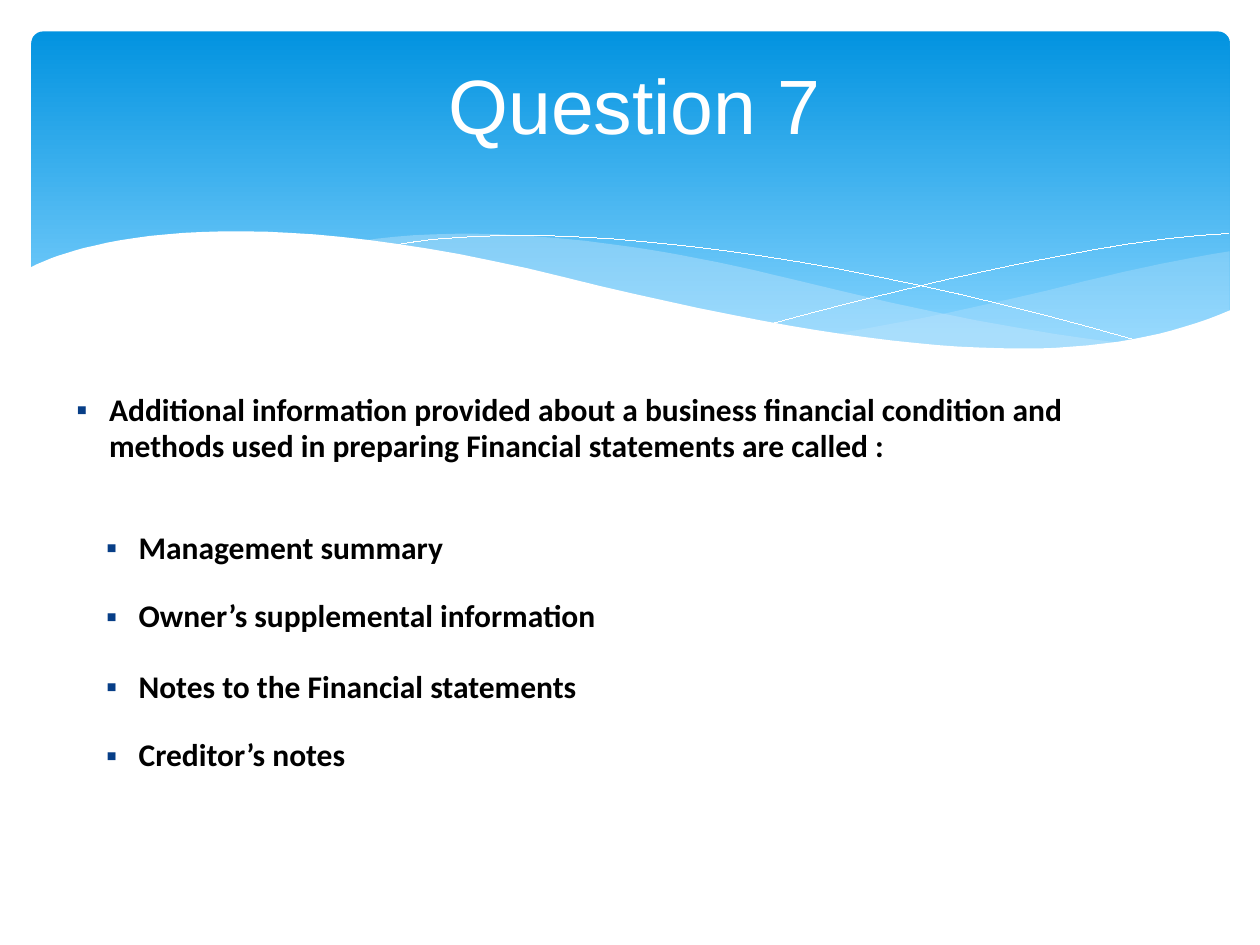
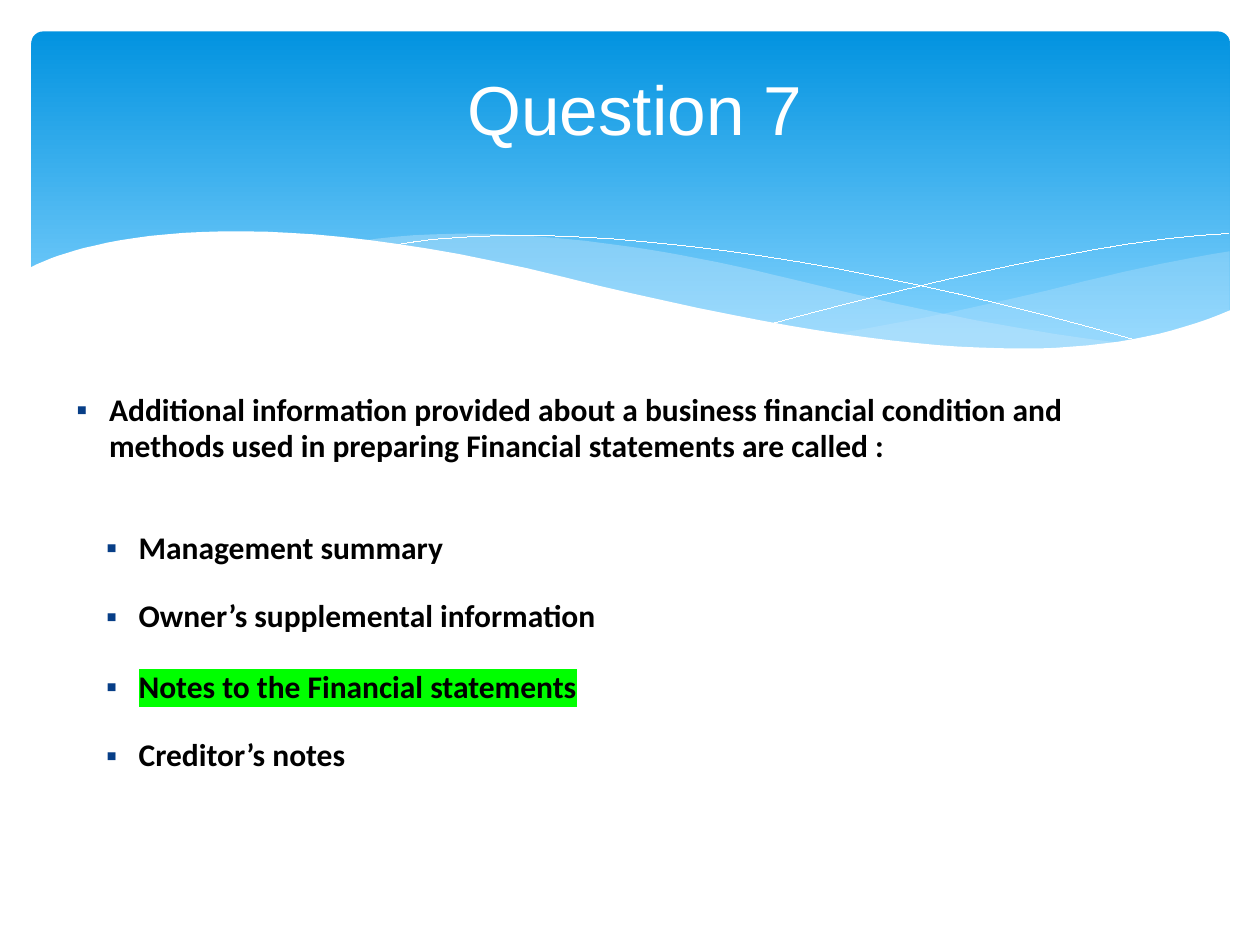
Before and after one commit to ediziks/EPITA-DSA-Notes, a slide deck: slide 9 of Finance/FITM - Finance quiz.pptx. Drawn at 1260x945 pixels with LibreOffice and Linux fonts; fonts in the diff are those of the drawing. Boxes give left, top, right and bottom in pixels: in the first picture for what was removed or moved away, otherwise in the second. Text is boxed around its words. In the diff, an @@ line names an element or a change of style, - is before the commit and + after.

```diff
--- a/Finance/FITM - Finance quiz.pptx
+++ b/Finance/FITM - Finance quiz.pptx
@@ title "Question 7" at (x1=467, y1=85, x2=803, y2=148): size 44 to 39.6 pt @@
@@ text "Notes to the Financial statements" at (x1=139, y1=676, x2=576, y2=699): highlight none to #00FF00 @@
```
Also in this commit, not shown: 12 other slides changed, 1 other file.
